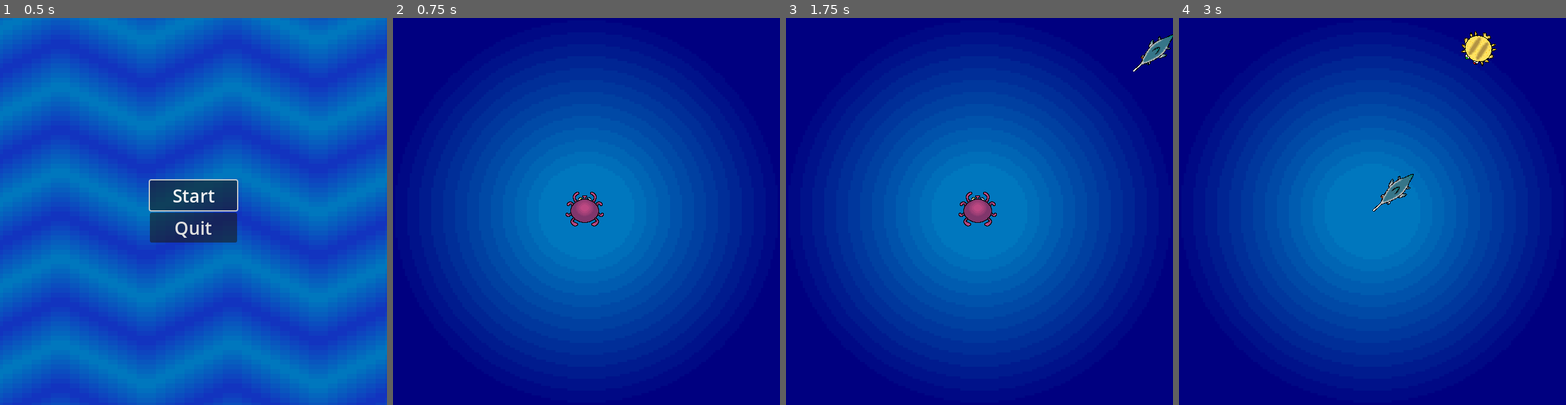
Above: before the commit, frames 1-4 (left to right).
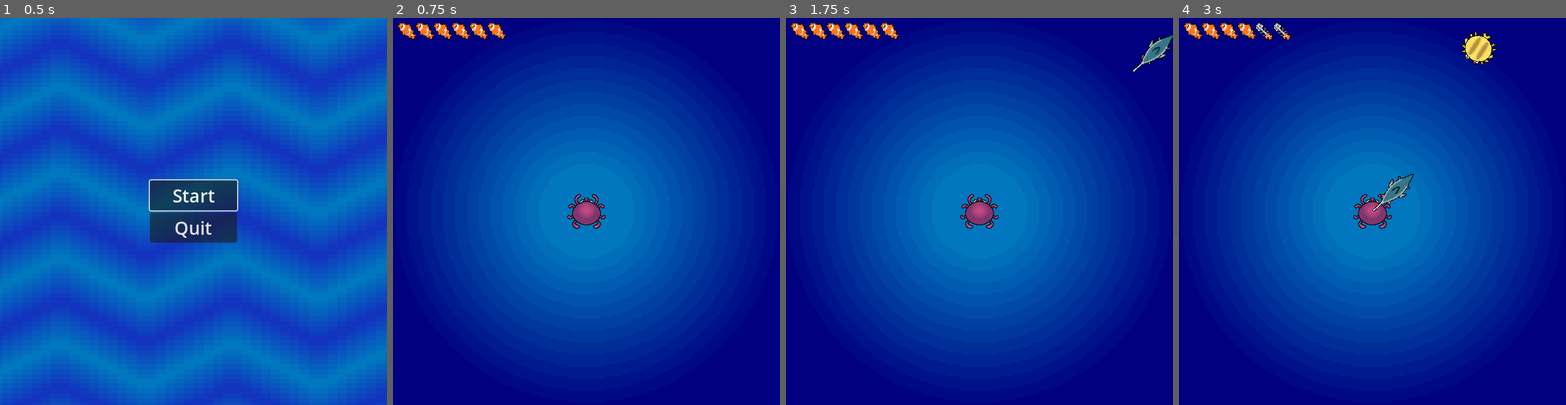
Above: after the commit, the same moments.

Repository: jonael-garcia26/OctoPause
Game: Godot game, scene res://Scenes/menu.tscn
Two runs of this game, one before a commit and one after it. Both use one fixed random seed, a clock stepped at 60 frames per second and the inputs below.
Inputs:
- Up to frame 1 (0.5 s): no input
- Up to frame 2 (0.75 s): click "Start" at 0.5 s
- Up to frame 3 (1.75 s): tap Enter at 1.25 s
- Up to frame 4 (3 s): no input

Frame 1 is identical in both runs. In frame 2, 1.1% of the frame differs, in the area x 1-55%, y 1-55%; in frame 3, 1.1%; in frame 4, 1.2%.

Commit message:
hice el health bar del player

Diff:
--- a/Scenes/Killy.tscn
+++ b/Scenes/Killy.tscn
@@ -12,6 +12,7 @@
 gravity_scale = 0.0
 script = ExtResource("1_1de1f")
 velocity = 75
+damage = 3
 
 [node name="Sprite2D" type="Sprite2D" parent="."]
 texture_filter = 1
--- a/Scenes/Swordy.tscn
+++ b/Scenes/Swordy.tscn
@@ -12,6 +12,7 @@
 gravity_scale = 0.0
 script = ExtResource("1_q66r2")
 velocity = 300
+damage = 2
 
 [node name="Sprite2D" type="Sprite2D" parent="."]
 texture_filter = 1
--- a/Scenes/main.tscn
+++ b/Scenes/main.tscn
@@ -1,11 +1,12 @@
-[gd_scene load_steps=8 format=3 uid="uid://c651xkkwuymva"]
+[gd_scene load_steps=9 format=3 uid="uid://c651xkkwuymva"]
 
 [ext_resource type="Script" path="res://Scripts/main.gd" id="1_h3ynb"]
-[ext_resource type="PackedScene" uid="uid://ca20qyc1r7ovv" path="res://Scenes/Puffy.tscn" id="2_qteu8"]
+[ext_resource type="PackedScene" uid="uid://ca20qyc1r7ovv" path="res://Scenes/puffy.tscn" id="2_qteu8"]
 [ext_resource type="PackedScene" uid="uid://d2wsb3or2oqp2" path="res://Scenes/Swordy.tscn" id="3_i4u0a"]
 [ext_resource type="Texture2D" uid="uid://db1rv5jahoabt" path="res://Assets/Sprites/Background.png" id="3_j76o2"]
 [ext_resource type="PackedScene" uid="uid://c2awl4pj3dnt6" path="res://Scenes/Player.tscn" id="4_46g1p"]
 [ext_resource type="PackedScene" uid="uid://ce3fuy55bbe0l" path="res://Scenes/Killy.tscn" id="4_m0alt"]
+[ext_resource type="PackedScene" uid="uid://d5crpah3s4lv" path="res://gui/nemoContainer.tscn" id="7_l7s0j"]
 
 [sub_resource type="Curve2D" id="Curve2D_tvcvj"]
 _data = {
@@ -29,7 +30,7 @@
 one_shot = true
 
 [node name="Player" parent="." instance=ExtResource("4_46g1p")]
-position = Vector2(321, 320)
+position = Vector2(324, 324)
 
 [node name="StartPos" type="Marker2D" parent="."]
 position = Vector2(324, 324)
@@ -41,6 +42,14 @@
 position = Vector2(3, 0)
 rotation = 0.00154799
 
+[node name="CanvasLayer" type="CanvasLayer" parent="."]
+
+[node name="NemoContainer" parent="CanvasLayer" instance=ExtResource("7_l7s0j")]
+offset_left = 8.0
+offset_top = 8.0
+offset_right = 243.0
+offset_bottom = 48.0
+
 [connection signal="timeout" from="EnemyTimer" to="." method="_on_enemy_timer_timeout"]
 [connection signal="timeout" from="StartTimer" to="." method="_on_start_timer_timeout"]
 [connection signal="hit" from="Player" to="." method="_on_player_hit"]
--- a/Scripts/enemy.gd
+++ b/Scripts/enemy.gd
@@ -3,7 +3,7 @@
 
 @export var health = 100
 @export var velocity = 150
-
+@export var damage = 1
 # Called when the node enters the scene tree for the first time.
 func _ready() -> void:
 	pass
--- a/Scripts/main.gd
+++ b/Scripts/main.gd
@@ -1,10 +1,14 @@
 extends Node
 
 @export var mob_scenes: Array[PackedScene]
+@onready var NemoContainer = $CanvasLayer/NemoContainer
+@onready var player = $Player
 
 
 func _ready() -> void:
-	pass
+	NemoContainer.setMaxNemos(player.maxHealth)
+	NemoContainer.updateNemos(player.currHealth)
+	player.hit.connect(NemoContainer.updateNemos)
 
 func new_game():
 	$Player.start($StartPos.position)
--- a/Scripts/player.gd
+++ b/Scripts/player.gd
@@ -1,6 +1,8 @@
 extends Area2D
 
-@export var health = 100
+@export var maxHealth = 6
+@onready var currHealth: int = maxHealth
+
 var screen_size
 
 signal hit
@@ -14,10 +16,16 @@
 	pass
 
 
-func _on_body_entered(body: Node2D) -> void:
-	hide()
-	hit.emit()
-	$Hitbox.set_deferred("disabled", true)
+func _on_body_entered(enemy: RigidBody2D) -> void:
+	currHealth-= enemy.damage
+	print(currHealth)
+	if currHealth <= 0:
+		currHealth = maxHealth
+
+	hit.emit(currHealth)
+	#hide()
+	#hit.emit()
+	#$Hitbox.set_deferred("disabled", true)
 
 func start(pos):
 	position = pos
--- /dev/null
+++ b/gui/nemoContainer.tscn
@@ -0,0 +1,9 @@
+[gd_scene load_steps=2 format=3 uid="uid://d5crpah3s4lv"]
+
+[ext_resource type="Script" path="res://gui/nemo_container.gd" id="1_qvumq"]
+
+[node name="NemoContainer" type="HBoxContainer"]
+offset_right = 40.0
+offset_bottom = 40.0
+theme_override_constants/separation = -1
+script = ExtResource("1_qvumq")
--- /dev/null
+++ b/gui/nemoGUI.tscn
@@ -0,0 +1,23 @@
+[gd_scene load_steps=4 format=3 uid="uid://bs7la64giv80u"]
+
+[ext_resource type="Texture2D" uid="uid://hgiovjqj5cs" path="res://Assets/Sprites/Nemo corazon1.png" id="1_4o5qa"]
+[ext_resource type="Script" path="res://gui/nemo_gui.gd" id="1_dwqe0"]
+[ext_resource type="Texture2D" uid="uid://dwa6mn0an3jux" path="res://Assets/Sprites/Nemo corazon2.png" id="3_msf3b"]
+
+[node name="NemoGUI" type="Panel"]
+self_modulate = Color(1, 1, 1, 0)
+custom_minimum_size = Vector2(31, 28)
+offset_right = 31.0
+offset_bottom = 28.0
+script = ExtResource("1_dwqe0")
+
+[node name="FullNemo" type="Sprite2D" parent="."]
+scale = Vector2(1.34783, 1.4)
+texture = ExtResource("1_4o5qa")
+centered = false
+
+[node name="EmptyNemo" type="Sprite2D" parent="."]
+visible = false
+scale = Vector2(1.348, 1.4)
+texture = ExtResource("3_msf3b")
+centered = false
--- /dev/null
+++ b/gui/nemo_container.gd
@@ -0,0 +1,25 @@
+extends HBoxContainer
+
+@onready var NemoGuiClass = preload("res://gui/nemoGUI.tscn")
+# Called when the node enters the scene tree for the first time.
+func _ready() -> void:
+	pass # Replace with function body.
+
+
+# Called every frame. 'delta' is the elapsed time since the previous frame.
+func _process(delta: float) -> void:
+	pass
+
+func setMaxNemos(max : int):
+	for i in range(max):
+		var nemo = NemoGuiClass.instantiate()
+		add_child(nemo)
+
+func updateNemos(currHealth: int):
+	var nemos = get_children()
+
+	for i in range(currHealth):
+		nemos[i].update(true)
+
+	for i in range(currHealth, nemos.size()):
+		nemos[i].update(false)
--- /dev/null
+++ b/gui/nemo_gui.gd
@@ -0,0 +1,20 @@
+extends Panel
+
+@onready var sprite1 = $FullNemo
+@onready var sprite2 = $EmptyNemo
+# Called when the node enters the scene tree for the first time.
+func _ready() -> void:
+	pass # Replace with function body.
+
+
+# Called every frame. 'delta' is the elapsed time since the previous frame.
+func _process(delta: float) -> void:
+	pass
+
+func update(whole: bool):
+	if whole:
+		sprite1.show()
+		sprite2.hide()
+	else:
+		sprite1.hide()
+		sprite2.show()
Binary file added: Assets/Sprites/Ink bullet.png
Not shown, added: Assets/Sprites/Ink bullet.png.import
Binary file added: Assets/Sprites/Nemo corazon1.png
Not shown, added: Assets/Sprites/Nemo corazon1.png.import
Binary file added: Assets/Sprites/Nemo corazon2.png
Not shown, added: Assets/Sprites/Nemo corazon2.png.import
Binary file added: Assets/Sprites/Puff bullet.png
Not shown, added: Assets/Sprites/Puff bullet.png.import
